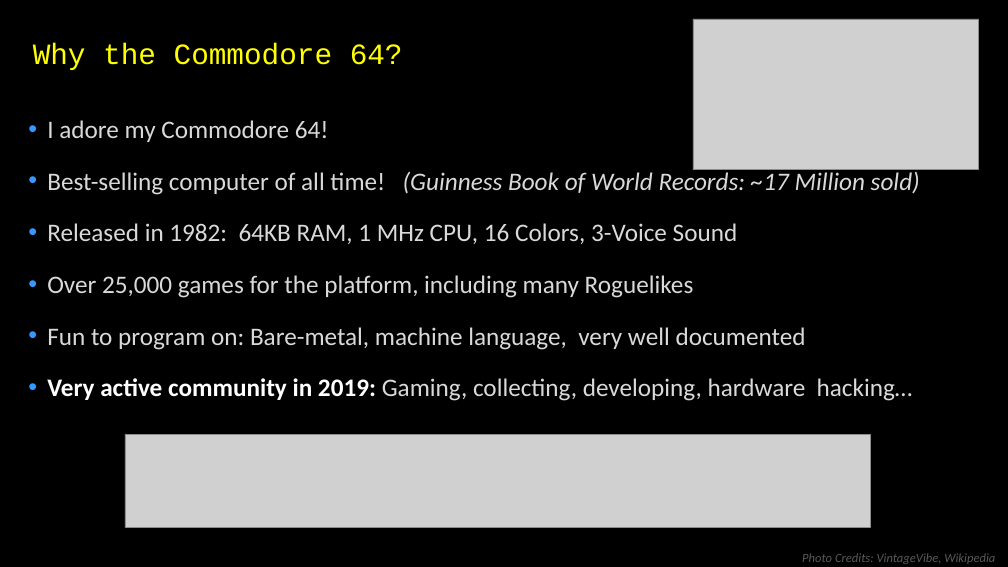
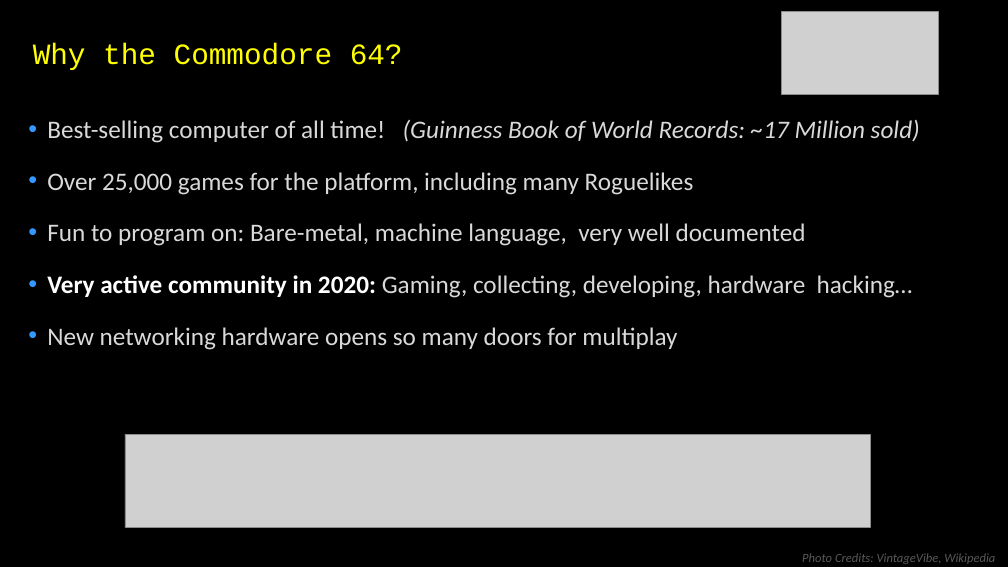
Before and after one commit to LeifBloomquist/MultiRogueLike, a slide deck: slide 2 of Docs/Presentations/Leif Roguelike Celebration 2020.pptx. Drawn at 1008x567 pixels with LibreOffice and Linux fonts; fonts in the diff are those of the drawing; grey boxes stand for pictures. Boxes give left, top, right and bottom in pixels: in the first picture for what was removed or moved away, otherwise in the second. Text is boxed around its words. In the diff, an @@ line names an element or a change of style, - is before the commit and + after.

```diff
--- a/Docs/Presentations/Leif Roguelike Celebration 2020.pptx
+++ b/Docs/Presentations/Leif Roguelike Celebration 2020.pptx
@@ picture: place and size @@
-picture at (693,19,979,170)
+picture at (781,11,938,95)
@@ text at (47,120,329,142): paragraph removed @@
-• I adore my Commodore 64!
@@ text at (47,223,738,244): paragraph removed @@
-• Released in 1982: 64KB RAM, 1 MHz CPU, 16 Colors, 3-Voice Sound
@@ text at (47,275,913,350): text changed @@
-• Very active community in 2019: Gaming, collecting, developing, hardware hacking…
+• Very active community in 2020: Gaming, collecting, developing, hardware hacking…
+• New networking hardware opens so many doors for multiplay
```
Also in this commit, not shown: 6 other slides changed, 1 slide removed, 8 other files.
